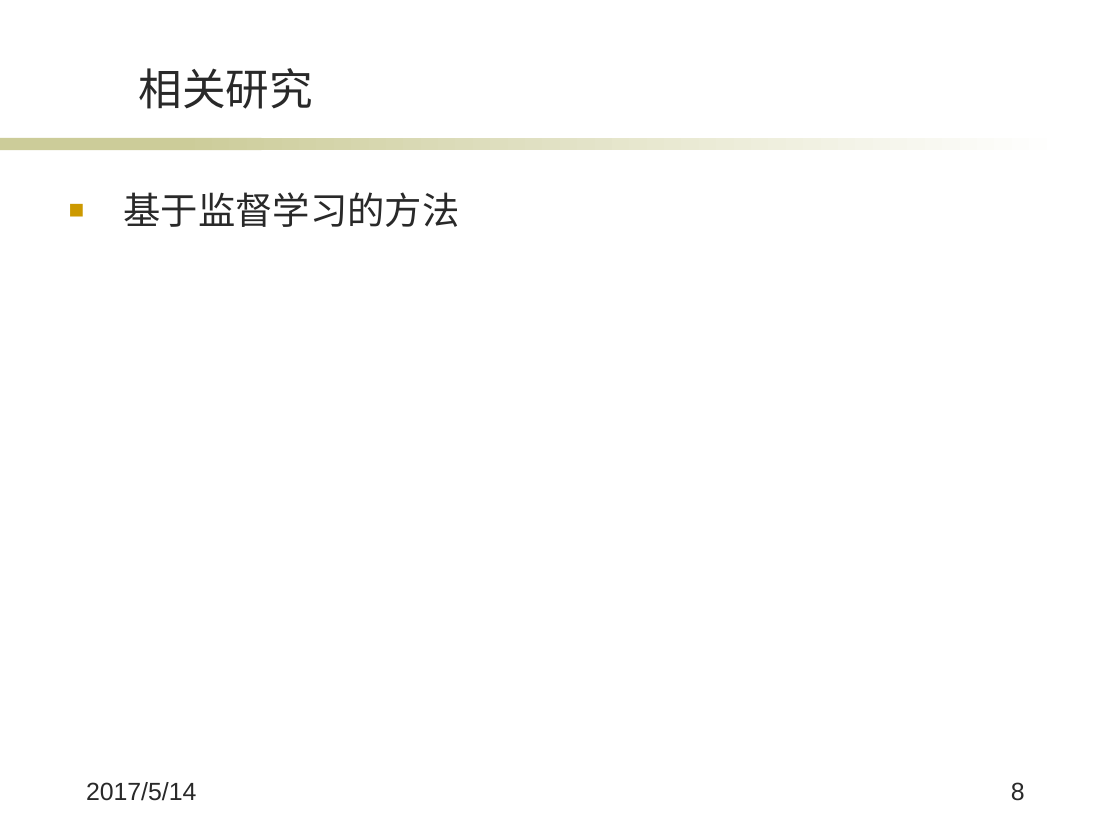
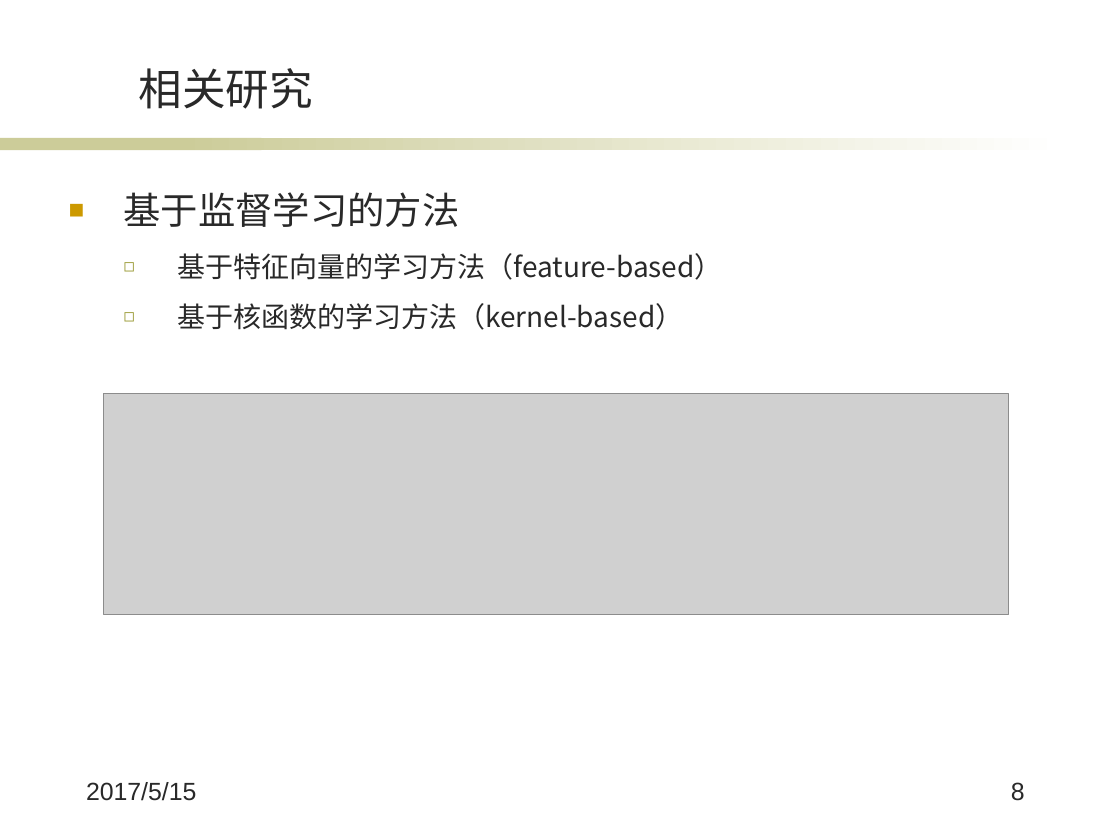
Before and after one commit to wqpod2g/paper, a slide deck: slide 8 of 毕业答辩ppt.pptx. Drawn at 1120x840 pixels with LibreOffice and Linux fonts; fonts in the diff are those of the drawing; grey boxes stand for pictures; background and template pictures are left out. Boxes give left, top, right and bottom in pixels: in the first picture for what was removed or moved away, otherwise in the second. Text is boxed around its words. In the diff, an @@ line names an element or a change of style, - is before the commit and + after.

```diff
--- a/毕业答辩ppt.pptx
+++ b/毕业答辩ppt.pptx
@@ text at <box>177,253,722,330</box>: paragraphs added @@
+  ◻ 基于特征向量的学习方法（feature-based）
+  ◻ 基于核函数的学习方法（kernel-based）
@@ picture added at <box>103,393,1008,614</box> @@
@@ text at <box>86,782,196,801</box>: text changed @@
-2017/5/14
+2017/5/15
```
Also in this commit, not shown: 15 other slides changed, 6 slides added, 1 slide removed, 2 other files.
